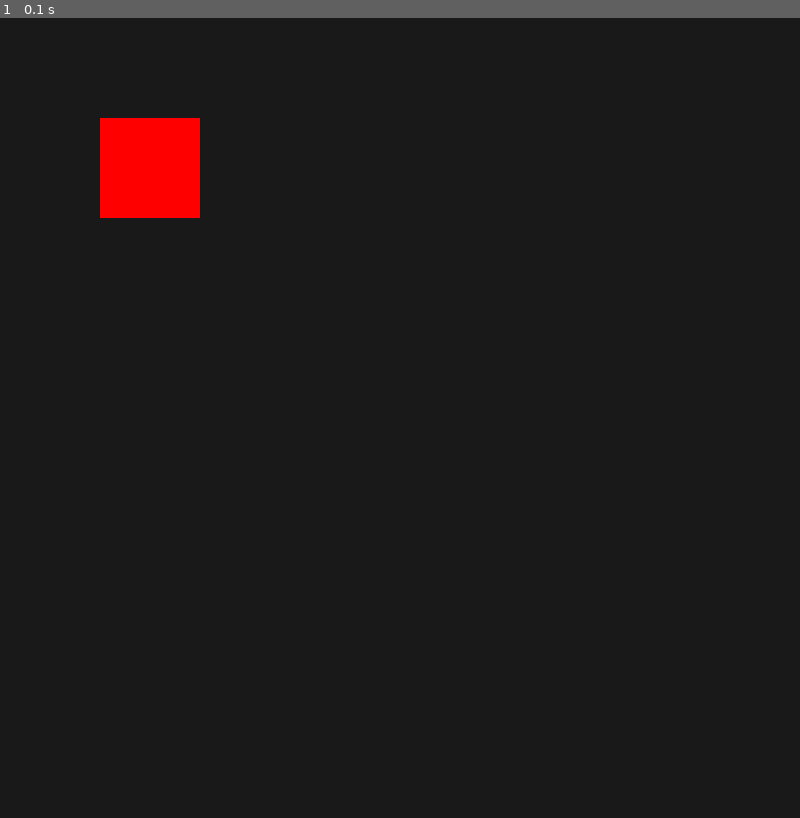
Above: before the commit, frame 1.
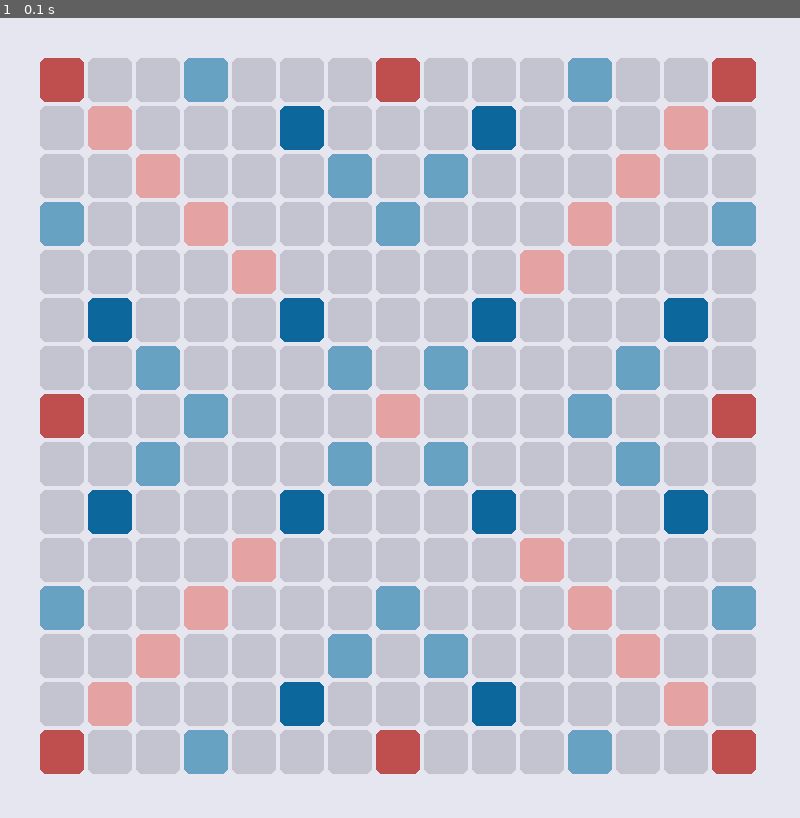
Above: after the commit, the same moment.

Repository: DaNubCoding/pygame-scrabble
Game: pygame game, started from main.py
Same seed, same stepped clock (60 frames per second), same inputs: the game is played once before the commit and once after it.
Inputs:
- Up to frame 1 (0.1 s): no input

The runs differ from the first frame. In frame 1, 100% of the frame differs, in the area x 0-100%, y 0-100%.

Commit message:
basic board layout

Diff:
--- a/src/common/constants.py
+++ b/src/common/constants.py
@@ -1,3 +1,4 @@
+from enum import Enum
 import pygame
 
 VEC = pygame.math.Vector2
@@ -5,3 +6,80 @@
 FPS = 60
 WIDTH, HEIGHT = SIZE = 800, 800
 HSIZE = (WIDTH // 2, HEIGHT // 2)
+TILE_SIZE = 44
+TILE_MARGIN = 4
+
+class Color(Enum):
+    BG = (230, 230, 241)
+    TILE_BG = (196, 196, 209)
+    DL = (104, 162, 195)
+    TL = (12, 103, 156)
+    DW = (228, 162, 163)
+    TW = (191, 78, 78)
+
+BONUS_LOCATIONS = {
+    (4, 1): Color.DL,
+    (12, 1): Color.DL,
+    (7, 3): Color.DL,
+    (9, 3): Color.DL,
+    (1, 4): Color.DL,
+    (8, 4): Color.DL,
+    (15, 4): Color.DL,
+    (3, 7): Color.DL,
+    (7, 7): Color.DL,
+    (9, 7): Color.DL,
+    (13, 7): Color.DL,
+    (4, 8): Color.DL,
+    (12, 8): Color.DL,
+    (3, 9): Color.DL,
+    (7, 9): Color.DL,
+    (9, 9): Color.DL,
+    (13, 9): Color.DL,
+    (1, 12): Color.DL,
+    (8, 12): Color.DL,
+    (15, 12): Color.DL,
+    (7, 13): Color.DL,
+    (9, 13): Color.DL,
+    (4, 15): Color.DL,
+    (12, 15): Color.DL,
+
+    (6, 2): Color.TL,
+    (10, 2): Color.TL,
+    (2, 6): Color.TL,
+    (6, 6): Color.TL,
+    (10, 6): Color.TL,
+    (14, 6): Color.TL,
+    (2, 10): Color.TL,
+    (6, 10): Color.TL,
+    (10, 10): Color.TL,
+    (14, 10): Color.TL,
+    (6, 14): Color.TL,
+    (10, 14): Color.TL,
+
+    (2, 2): Color.DW,
+    (3, 3): Color.DW,
+    (4, 4): Color.DW,
+    (5, 5): Color.DW,
+    (14, 2): Color.DW,
+    (13, 3): Color.DW,
+    (12, 4): Color.DW,
+    (11, 5): Color.DW,
+    (14, 14): Color.DW,
+    (13, 13): Color.DW,
+    (12, 12): Color.DW,
+    (11, 11): Color.DW,
+    (2, 14): Color.DW,
+    (3, 13): Color.DW,
+    (4, 12): Color.DW,
+    (5, 11): Color.DW,
+    (8, 8): Color.DW,
+
+    (1, 1): Color.TW,
+    (15, 1): Color.TW,
+    (15, 15): Color.TW,
+    (1, 15): Color.TW,
+    (8, 1): Color.TW,
+    (15, 8): Color.TW,
+    (8, 15): Color.TW,
+    (1, 8): Color.TW,
+}
--- a/src/game/main_game.py
+++ b/src/game/main_game.py
@@ -1,20 +1,27 @@
+from typing import Generator
 import pygame
 
+from src.common.constants import Color, TILE_SIZE, TILE_MARGIN, BONUS_LOCATIONS
 from src.management.scene import Scene
 
 class MainGame(Scene):
     def setup(self) -> None:
         super().setup()
-        # here
+        self._board = [[None] * 15 for _ in range(15)]
 
     def update(self) -> None:
-        # here
         super().update()
-        # or here
 
     def draw(self) -> None:
-        self.manager.screen.fill((25, 25, 25))
-        pygame.draw.rect(self.manager.screen, (255, 0, 0), (100, 100, 100, 100))
-        # here
+        self.manager.screen.fill(Color.BG.value)
+        for x, y, tile in self.board:
+            pos = 40 + x * (TILE_SIZE + TILE_MARGIN), 40 + y * (TILE_SIZE + TILE_MARGIN)
+            color = BONUS_LOCATIONS[(x + 1, y + 1)] if (x + 1, y + 1) in BONUS_LOCATIONS else Color.TILE_BG
+            pygame.draw.rect(self.manager.screen, color.value, (*pos, TILE_SIZE, TILE_SIZE), 0, 6)
         super().draw()
-        # or here
+
+    @property
+    def board(self) -> Generator:
+        for y, row in enumerate(self._board):
+            for x, tile in enumerate(row):
+                yield x, y, tile
Not shown, changed: .gitignore
